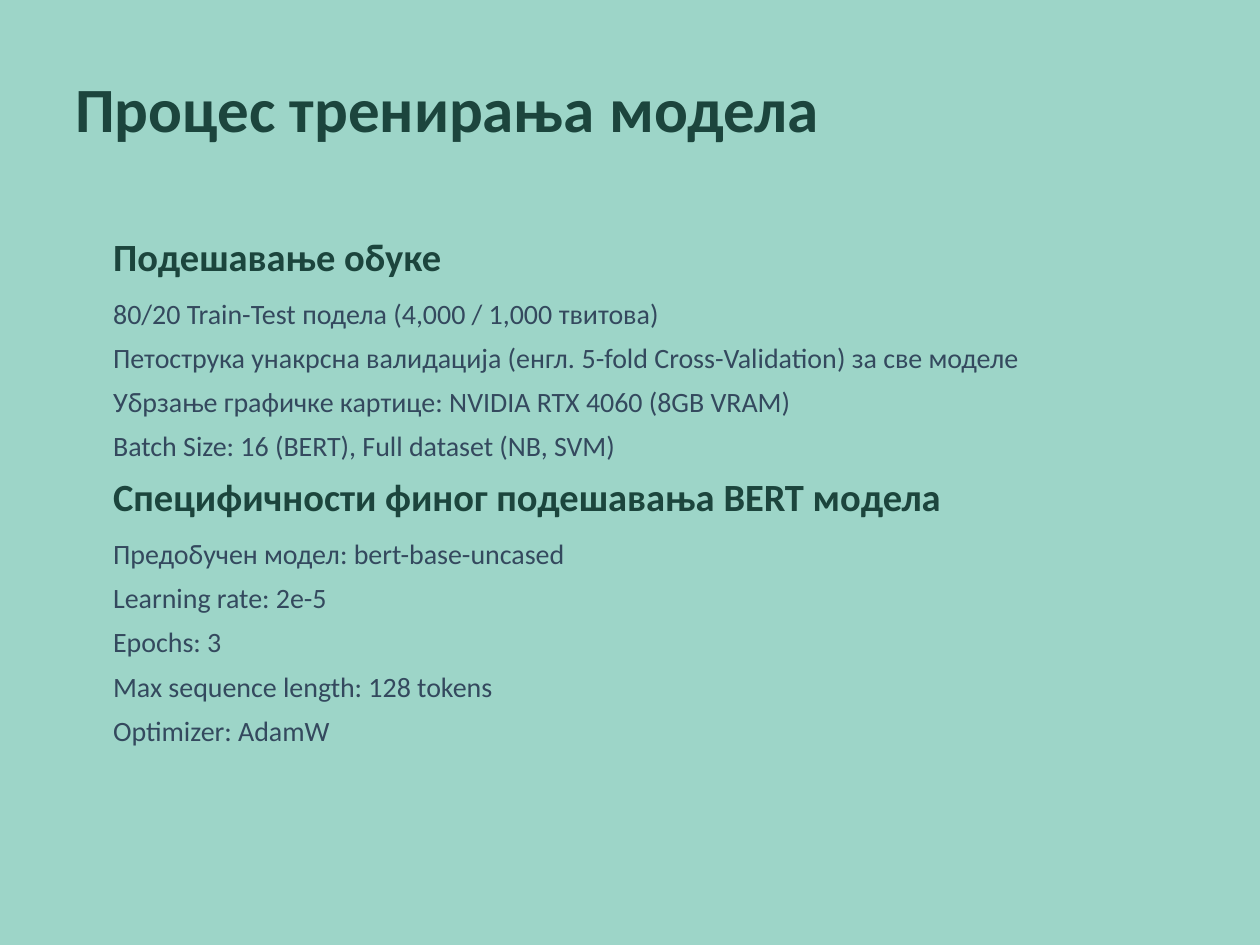
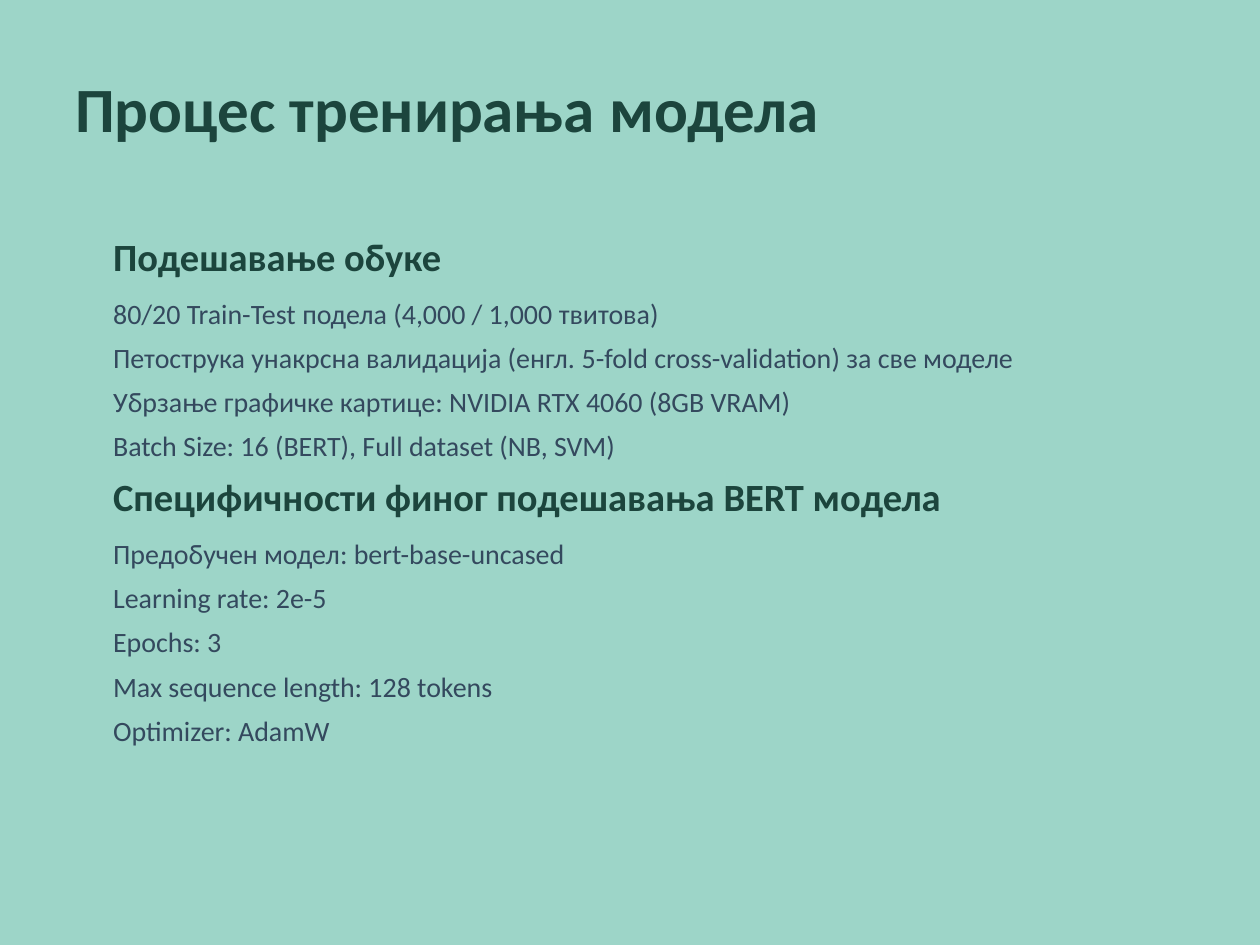
Before and after one commit to borisletic/diplomski, a slide deck: slide 9 of Prezentacija_Diplomski_Boris_Letic_RA_207_2021.pptx. Drawn at 1260x945 pixels with LibreOffice and Linux fonts; fonts in the diff are those of the drawing. Boxes give left, top, right and bottom in pixels: in the first picture for what was removed or moved away, otherwise in the second. Text is boxed around its words. In the diff, an @@ line names an element or a change of style, - is before the commit and + after.

```diff
--- a/Prezentacija_Diplomski_Boris_Letic_RA_207_2021.pptx
+++ b/Prezentacija_Diplomski_Boris_Letic_RA_207_2021.pptx
@@ text at (x1=113, y1=348, x2=1013, y2=373): text changed @@
-Петострука унакрсна валидација (енгл. 5-fold Cross-Validation) за све моделе
+Петострука унакрсна валидација (енгл. 5-fold cross-validation) за све моделе
```
Also in this commit, not shown: 1 other slide changed, 1 other file.
